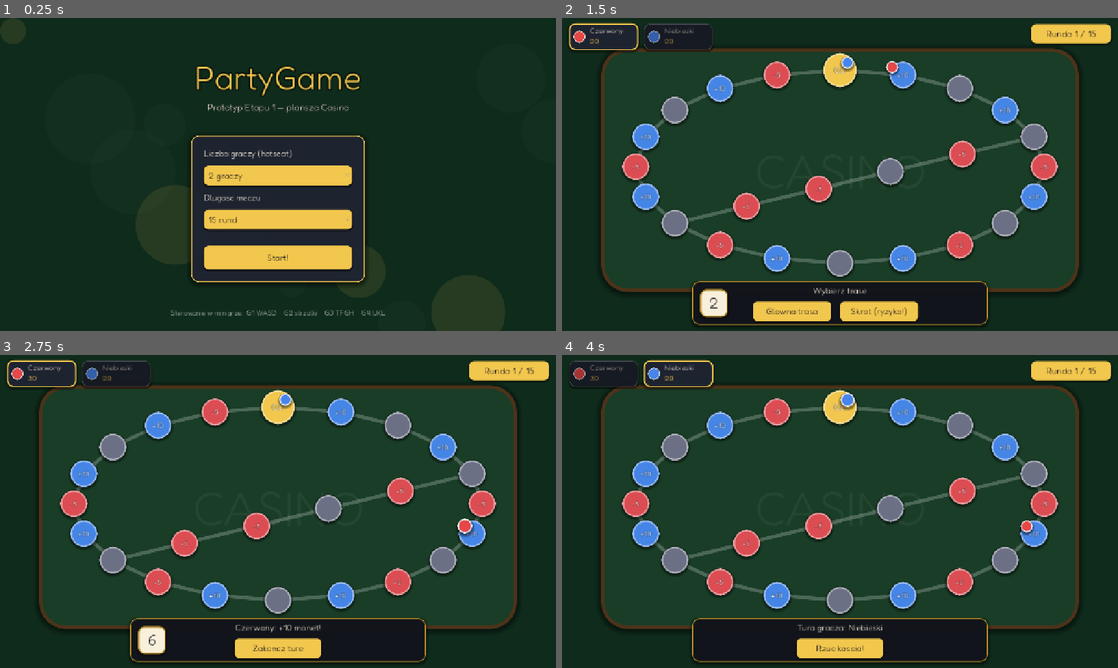
Above: before the commit, frames 1-4 (two rows, left to right).
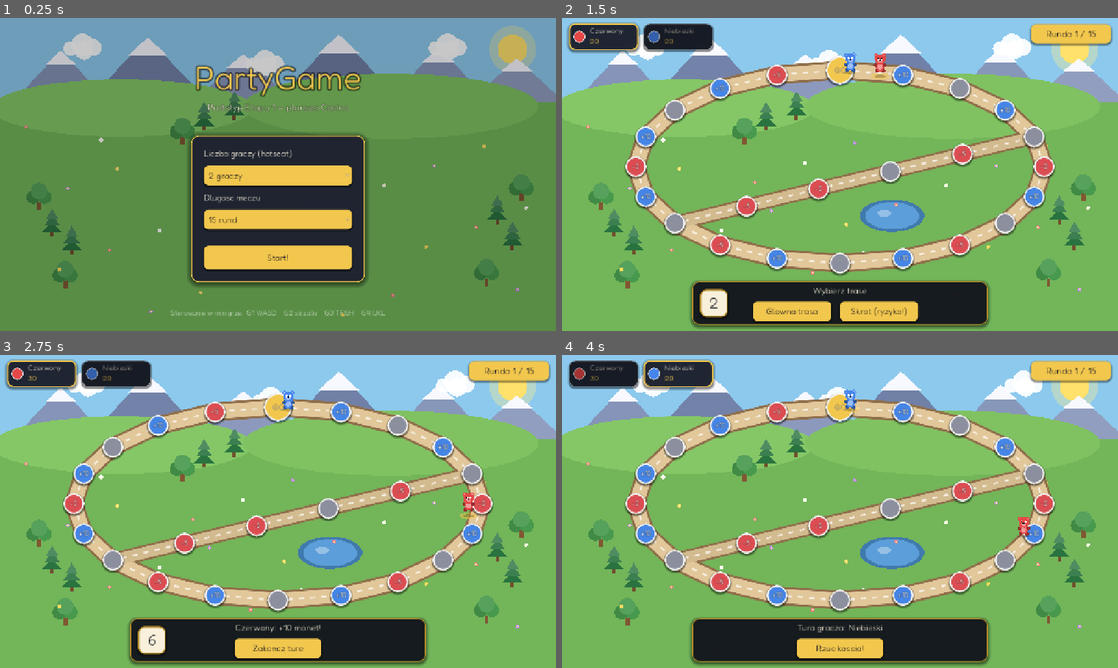
Above: after the commit, the same moments.

Repository: patryknope/PartyGame
Game: Godot game, scene res://scenes/main.tscn
Same seed, same stepped clock (60 frames per second), same inputs: the game is played once before the commit and once after it.
Inputs:
- Up to frame 1 (0.25 s): no input
- Up to frame 2 (1.5 s): click "Start!" at 0.5 s; click "Rzuc koscia!" at 1.25 s
- Up to frame 3 (2.75 s): click "Glowna trasa" at 2 s
- Up to frame 4 (4 s): click "Zakoncz ture" at 2.75 s; hold D from 3.53 s (still down); tap T at 3.6 s

The runs differ from the first frame. In frame 1, 85% of the frame differs, in the area x 0-100%, y 0-100%; in frame 2, 88%; in frame 3, 88%; in frame 4, 88%.

Commit message:
Art pass 2: landscape map and animated bear characters
Scenery layer (mountains, meadow, pond, trees, flowers, animated
clouds), tile path rendered as a real road with dashed markings,
vector-drawn bear mascots with idle/blink/hop animations replacing
circle pawns on the board and in Kolorowy Chaos.

Co-Authored-By: Claude Fable 5 <noreply@anthropic.com>

Diff:
--- a/board/board_view.gd
+++ b/board/board_view.gd
@@ -1,22 +1,23 @@
 extends Control
 
-# Pure presentation of the board: tiles, connections, pawns and
-# movement animation. Reads state from BoardManager, never modifies it.
+# Pure presentation of the board: landscape, road, tiles, bear pawns
+# and movement animation. Reads state from BoardManager, never modifies it.
 
-const TILE_DIAMETER := 62.0
-const START_DIAMETER := 78.0
-const PAWN_DIAMETER := 28.0
+const TILE_DIAMETER := 48.0
+const START_DIAMETER := 64.0
 const RING_CENTER := Vector2(640, 342)
 const RING_RADIUS := Vector2(470, 222)
+const ROAD_FILL := Color(0.88, 0.78, 0.6)
+const ROAD_BORDER := Color(0.56, 0.43, 0.29)
 const TYPE_COLORS := {
     "start": Color(0.95, 0.78, 0.3),
     "blue": Color(0.27, 0.52, 0.9),
     "red": Color(0.86, 0.3, 0.32),
-    "neutral": Color(0.42, 0.44, 0.52),
+    "neutral": Color(0.55, 0.56, 0.62),
 }
 const TYPE_ICONS := {"start": "GO", "blue": "+10", "red": "-5", "neutral": ""}
 const PAWN_OFFSETS: Array[Vector2] = [
-    Vector2(-17, -17), Vector2(17, -17), Vector2(-17, 17), Vector2(17, 17),
+    Vector2(-24, 4), Vector2(24, 4), Vector2(-9, 18), Vector2(9, 18),
 ]
 
 var tile_positions := {}
@@ -24,37 +25,26 @@
 
 var _anim_queue: Array = []
 var _animating := false
-var _active_pawn_tween: Tween
 var _active_player := -1
-var _felt: Panel
+var _road_layer: Control
 
 
 func _ready() -> void:
     BoardManager.player_stepped.connect(_on_player_stepped)
     TurnManager.turn_started.connect(_on_turn_started)
-    _build_table()
+
+    var scenery := Scenery.new()
+    scenery.set_anchors_preset(Control.PRESET_FULL_RECT)
+    add_child(scenery)
+
+    _road_layer = Control.new()
+    _road_layer.set_anchors_preset(Control.PRESET_FULL_RECT)
+    _road_layer.mouse_filter = Control.MOUSE_FILTER_IGNORE
+    add_child(_road_layer)
+
     _build_tiles()
-    _felt.draw.connect(_draw_connections)
-    _felt.queue_redraw()
-
-
-func _build_table() -> void:
-    _felt = Panel.new()
-    _felt.add_theme_stylebox_override(
-        "panel", UiStyle.flat(UiStyle.FELT_LIGHT, 60, 8, Color(0.3, 0.2, 0.1), 14)
-    )
-    _felt.position = Vector2(90, 70)
-    _felt.size = Vector2(1100, 560)
-    add_child(_felt)
-
-    var watermark := Label.new()
-    watermark.text = "CASINO"
-    watermark.set_anchors_preset(Control.PRESET_FULL_RECT)
-    watermark.horizontal_alignment = HORIZONTAL_ALIGNMENT_CENTER
-    watermark.vertical_alignment = VERTICAL_ALIGNMENT_CENTER
-    watermark.add_theme_font_size_override("font_size", 110)
-    watermark.add_theme_color_override("font_color", Color(1, 1, 1, 0.05))
-    _felt.add_child(watermark)
+    _road_layer.draw.connect(_draw_roads)
+    _road_layer.queue_redraw()
 
 
 func _build_tiles() -> void:
@@ -66,7 +56,7 @@
         var node := Panel.new()
         var color: Color = TYPE_COLORS[tile["type"]]
         node.add_theme_stylebox_override(
-            "panel", UiStyle.circle(color, 4, color.lightened(0.45), 6)
+            "panel", UiStyle.circle(color, 4, Color(1, 1, 1, 0.9), 4)
         )
         node.size = Vector2(diameter, diameter)
         node.position = tile_positions[tile_id] - node.size / 2.0
@@ -77,23 +67,74 @@
         icon.set_anchors_preset(Control.PRESET_FULL_RECT)
         icon.horizontal_alignment = HORIZONTAL_ALIGNMENT_CENTER
         icon.vertical_alignment = VERTICAL_ALIGNMENT_CENTER
-        icon.add_theme_font_size_override("font_size", 20 if tile["type"] == "start" else 17)
+        icon.add_theme_font_size_override("font_size", 18 if tile["type"] == "start" else 15)
         icon.add_theme_color_override("font_color", Color(1, 1, 1, 0.95))
         icon.add_theme_color_override("font_outline_color", Color(0, 0, 0, 0.4))
         icon.add_theme_constant_override("outline_size", 4)
         node.add_child(icon)
 
 
-func _draw_connections() -> void:
+func _ring_points() -> PackedVector2Array:
+    var by_ring := {}
     for tile_id in BoardManager.tiles:
-        for next_id in BoardManager.tiles[tile_id]["next"]:
-            _felt.draw_line(
-                tile_positions[tile_id] - _felt.position,
-                tile_positions[int(next_id)] - _felt.position,
-                Color(1, 1, 1, 0.22),
-                7.0,
+        var ring: int = BoardManager.tiles[tile_id]["ring"]
+        if ring >= 0:
+            by_ring[ring] = tile_positions[tile_id]
+    var points := PackedVector2Array()
+    for ring in range(by_ring.size()):
+        points.append(by_ring[ring])
+    points.append(by_ring[0])
+    return points
+
+
+func _shortcut_points() -> PackedVector2Array:
+    var shortcut_tiles: Array = []
+    for tile_id in BoardManager.tiles:
+        if BoardManager.tiles[tile_id]["ring"] < 0:
+            shortcut_tiles.append(tile_id)
+    if shortcut_tiles.is_empty():
+        return PackedVector2Array()
+    shortcut_tiles.sort_custom(
+        func(a, b): return BoardManager.tiles[a]["between"][2] < BoardManager.tiles[b]["between"][2]
+    )
+    var first: Dictionary = BoardManager.tiles[shortcut_tiles[0]]
+    var points := PackedVector2Array()
+    points.append(tile_positions[int(first["between"][0])])
+    for tile_id in shortcut_tiles:
+        points.append(tile_positions[tile_id])
+    points.append(tile_positions[int(first["between"][1])])
+    return points
+
+
+func _draw_roads() -> void:
+    var ring := _ring_points()
+    var shortcut := _shortcut_points()
+    _road_layer.draw_polyline(ring, ROAD_BORDER, 42, true)
+    if shortcut.size() > 0:
+        _road_layer.draw_polyline(shortcut, ROAD_BORDER, 34, true)
+    _road_layer.draw_polyline(ring, ROAD_FILL, 32, true)
+    if shortcut.size() > 0:
+        _road_layer.draw_polyline(shortcut, ROAD_FILL.darkened(0.06), 25, true)
+    _draw_dashes(ring)
+    _draw_dashes(shortcut)
+
+
+func _draw_dashes(points: PackedVector2Array) -> void:
+    for i in range(points.size() - 1):
+        var from := points[i]
+        var to := points[i + 1]
+        var length := from.distance_to(to)
+        var direction := (to - from) / length
+        var travelled := 8.0
+        while travelled + 10.0 < length:
+            _road_layer.draw_line(
+                from + direction * travelled,
+                from + direction * (travelled + 10.0),
+                Color(1, 1, 1, 0.7),
+                3.0,
                 true
             )
+            travelled += 26.0
 
 
 func _tile_center(tile: Dictionary) -> Vector2:
@@ -114,39 +155,25 @@
     _anim_queue.clear()
     _animating = false
     _active_player = -1
-    if _active_pawn_tween != null:
-        _active_pawn_tween.kill()
-        _active_pawn_tween = null
     for player in PlayerManager.players:
-        var pawn := Panel.new()
-        pawn.add_theme_stylebox_override(
-            "panel", UiStyle.circle(player["color"], 3, Color(1, 1, 1, 0.9), 5)
-        )
-        pawn.size = Vector2(PAWN_DIAMETER, PAWN_DIAMETER)
-        pawn.pivot_offset = pawn.size / 2.0
-        pawn.position = _pawn_target(player["id"], BoardManager.START_TILE)
-        add_child(pawn)
-        pawns[player["id"]] = pawn
+        var bear := BearCharacter.new()
+        bear.base_color = player["color"]
+        bear.scale = Vector2(0.85, 0.85)
+        bear.position = _pawn_target(player["id"], BoardManager.START_TILE)
+        add_child(bear)
+        pawns[player["id"]] = bear
 
 
 func _pawn_target(player_id: int, tile_id: int) -> Vector2:
-    return tile_positions[tile_id] + PAWN_OFFSETS[player_id] - Vector2(PAWN_DIAMETER, PAWN_DIAMETER) / 2.0
+    return tile_positions[tile_id] + PAWN_OFFSETS[player_id]
 
 
 func _on_turn_started(player_id: int) -> void:
-    if _active_pawn_tween != null:
-        _active_pawn_tween.kill()
     if pawns.has(_active_player):
-        pawns[_active_player].scale = Vector2.ONE
+        pawns[_active_player].highlight = false
     _active_player = player_id
-    if not pawns.has(player_id):
-        return
-    var pawn: Panel = pawns[player_id]
-    _active_pawn_tween = create_tween().set_loops()
-    _active_pawn_tween.tween_property(pawn, "scale", Vector2(1.25, 1.25), 0.45)\
-        .set_trans(Tween.TRANS_SINE).set_ease(Tween.EASE_IN_OUT)
-    _active_pawn_tween.tween_property(pawn, "scale", Vector2.ONE, 0.45)\
-        .set_trans(Tween.TRANS_SINE).set_ease(Tween.EASE_IN_OUT)
+    if pawns.has(player_id):
+        pawns[player_id].highlight = true
 
 
 func _on_player_stepped(player_id: int, tile_id: int) -> void:
@@ -161,8 +188,6 @@
         return
     _animating = true
     var step: Array = _anim_queue.pop_front()
-    var pawn: Panel = pawns[step[0]]
-    var tween := create_tween()
-    tween.tween_property(pawn, "position", _pawn_target(step[0], step[1]), 0.22)\
-        .set_trans(Tween.TRANS_QUAD).set_ease(Tween.EASE_IN_OUT)
+    var bear: BearCharacter = pawns[step[0]]
+    var tween := bear.hop_to(_pawn_target(step[0], step[1]), 0.26)
     tween.finished.connect(_play_next)
--- /dev/null
+++ b/board/scenery.gd
@@ -0,0 +1,134 @@
+class_name Scenery
+extends Control
+
+# Decorative landscape layer: sky, sun, mountains, meadow, ponds,
+# trees, flowers and drifting clouds. Pure visuals, no logic.
+
+const SKY := Color(0.55, 0.79, 0.93)
+const MEADOW := Color(0.45, 0.71, 0.35)
+const HORIZON_Y := 195.0
+
+const PINES: Array[Vector2] = [
+    Vector2(120, 500), Vector2(165, 540), Vector2(1145, 470),
+    Vector2(1180, 530), Vector2(470, 255), Vector2(540, 230),
+]
+const TREES: Array[Vector2] = [
+    Vector2(90, 440), Vector2(1200, 420), Vector2(420, 290),
+    Vector2(150, 620), Vector2(1120, 615),
+]
+const FLOWER_COLORS: Array[Color] = [
+    Color(0.95, 0.5, 0.55), Color(0.98, 0.85, 0.35), Color(0.75, 0.55, 0.9), Color(1, 1, 1),
+]
+
+
+class Cloud extends Node2D:
+    var drift := 30.0
+
+    func _ready() -> void:
+        var tween := create_tween().set_loops()
+        tween.tween_property(self, "position:x", position.x + drift, 7.0)\
+            .set_trans(Tween.TRANS_SINE).set_ease(Tween.EASE_IN_OUT)
+        tween.tween_property(self, "position:x", position.x - drift, 7.0)\
+            .set_trans(Tween.TRANS_SINE).set_ease(Tween.EASE_IN_OUT)
+
+    func _draw() -> void:
+        var color := Color(1, 1, 1, 0.92)
+        draw_circle(Vector2(0, 0), 26, color)
+        draw_circle(Vector2(25, 6), 19, color)
+        draw_circle(Vector2(-27, 8), 17, color)
+        draw_circle(Vector2(4, 12), 22, color)
+
+
+func _ready() -> void:
+    mouse_filter = Control.MOUSE_FILTER_IGNORE
+    for i in 3:
+        var cloud := Cloud.new()
+        cloud.position = Vector2(190 + i * 420, 62 + (i % 2) * 38)
+        cloud.drift = 26.0 + i * 14.0
+        add_child(cloud)
+
+
+func _draw() -> void:
+    draw_rect(Rect2(Vector2.ZERO, size), SKY)
+    draw_circle(Vector2(1180, 72), 54, Color(1.0, 0.93, 0.55, 0.35))
+    draw_circle(Vector2(1180, 72), 34, Color(1.0, 0.88, 0.42))
+
+    _mountain(Vector2(140, HORIZON_Y + 8), 240, 128, Color(0.52, 0.58, 0.72))
+    _mountain(Vector2(340, HORIZON_Y + 8), 300, 158, Color(0.45, 0.51, 0.66))
+    _mountain(Vector2(560, HORIZON_Y + 8), 250, 120, Color(0.55, 0.6, 0.74))
+    _mountain(Vector2(780, HORIZON_Y + 8), 310, 165, Color(0.44, 0.5, 0.65))
+    _mountain(Vector2(1010, HORIZON_Y + 8), 260, 135, Color(0.53, 0.59, 0.73))
+    _mountain(Vector2(1190, HORIZON_Y + 8), 240, 110, Color(0.57, 0.62, 0.75))
+
+    draw_rect(Rect2(0, HORIZON_Y, size.x, size.y - HORIZON_Y), MEADOW)
+    _hill(Vector2(280, HORIZON_Y + 12), 300, Color(0.52, 0.78, 0.4))
+    _hill(Vector2(900, HORIZON_Y + 8), 340, Color(0.5, 0.76, 0.38))
+
+    _pond(Vector2(760, 455))
+    for pos in TREES:
+        _tree(pos)
+    for pos in PINES:
+        _pine(pos)
+    for i in 26:
+        var pos := Vector2(60 + (i * 211) % 1170, HORIZON_Y + 55 + (i * 97) % 440)
+        _flower(pos, FLOWER_COLORS[i % FLOWER_COLORS.size()])
+
+
+func _mountain(base: Vector2, width: float, height: float, color: Color) -> void:
+    var half := width / 2.0
+    draw_colored_polygon(
+        PackedVector2Array([base + Vector2(-half, 0), base + Vector2(0, -height), base + Vector2(half, 0)]),
+        color
+    )
+    var cap := height * 0.26
+    draw_colored_polygon(
+        PackedVector2Array([
+            base + Vector2(-half * 0.3, -height + cap),
+            base + Vector2(0, -height),
+            base + Vector2(half * 0.3, -height + cap),
+        ]),
+        Color(0.97, 0.97, 1.0)
+    )
+
+
+func _hill(center: Vector2, radius: float, color: Color) -> void:
+    draw_set_transform(center, 0, Vector2(1, 0.22))
+    draw_circle(Vector2.ZERO, radius, color)
+    draw_set_transform(Vector2.ZERO, 0, Vector2.ONE)
+
+
+func _pond(center: Vector2) -> void:
+    draw_set_transform(center, 0, Vector2(1, 0.5))
+    draw_circle(Vector2.ZERO, 74, Color(0.25, 0.48, 0.68))
+    draw_circle(Vector2.ZERO, 62, Color(0.36, 0.62, 0.85))
+    draw_circle(Vector2(-18, -12), 16, Color(1, 1, 1, 0.35))
+    draw_set_transform(Vector2.ZERO, 0, Vector2.ONE)
+
+
+func _pine(base: Vector2) -> void:
+    draw_rect(Rect2(base + Vector2(-4, -8), Vector2(8, 12)), Color(0.45, 0.3, 0.18))
+    var green := Color(0.16, 0.45, 0.25)
+    for i in 3:
+        var y := -6.0 - i * 16.0
+        var half := 24.0 - i * 5.0
+        draw_colored_polygon(
+            PackedVector2Array([
+                base + Vector2(-half, y),
+                base + Vector2(0, y - 24),
+                base + Vector2(half, y),
+            ]),
+            green.lightened(i * 0.09)
+        )
+
+
+func _tree(base: Vector2) -> void:
+    draw_rect(Rect2(base + Vector2(-5, -16), Vector2(10, 18)), Color(0.5, 0.34, 0.2))
+    var green := Color(0.28, 0.6, 0.3)
+    draw_circle(base + Vector2(-13, -28), 16, green.darkened(0.1))
+    draw_circle(base + Vector2(13, -28), 16, green)
+    draw_circle(base + Vector2(0, -42), 19, green.lightened(0.08))
+
+
+func _flower(pos: Vector2, color: Color) -> void:
+    draw_circle(pos, 4.2, color)
+    draw_circle(pos, 1.8, Color(1, 0.95, 0.6))
--- a/minigames/color_chaos/color_chaos.gd
+++ b/minigames/color_chaos/color_chaos.gd
@@ -45,14 +45,13 @@
 
 
 func _ready() -> void:
-    var background := ColorRect.new()
-    background.color = Color(0.08, 0.08, 0.12)
+    var background := Scenery.new()
     background.set_anchors_preset(Control.PRESET_FULL_RECT)
     add_child(background)
 
     var frame := Panel.new()
     frame.add_theme_stylebox_override(
-        "panel", UiStyle.flat(Color(0.05, 0.05, 0.08), 24, 4, UiStyle.GOLD_DARK, 10)
+        "panel", UiStyle.flat(Color(0.15, 0.36, 0.2), 24, 6, Color(0.11, 0.28, 0.15), 10)
     )
     frame.position = ARENA.position - Vector2(16, 16)
     frame.size = ARENA.size + Vector2(32, 32)
@@ -107,15 +106,12 @@
 func _spawn_players() -> void:
     for player in PlayerManager.players:
         var pid: int = player["id"]
-        var pawn := Panel.new()
-        pawn.add_theme_stylebox_override(
-            "panel", UiStyle.circle(player["color"], 3, Color(1, 1, 1, 0.95), 6)
-        )
-        pawn.size = PLAYER_SIZE
-        pawn.pivot_offset = PLAYER_SIZE / 2.0
-        pawn.position = ARENA.get_center() + SPAWN_OFFSETS[pid] - PLAYER_SIZE / 2.0
-        add_child(pawn)
-        player_nodes[pid] = pawn
+        var bear := BearCharacter.new()
+        bear.base_color = player["color"]
+        bear.scale = Vector2(0.9, 0.9)
+        bear.position = ARENA.get_center() + SPAWN_OFFSETS[pid]
+        add_child(bear)
+        player_nodes[pid] = bear
         alive[pid] = true
 
 
@@ -164,13 +160,16 @@
             direction.x -= 1
         if Input.is_physical_key_pressed(keys[3]):
             direction.x += 1
+        var node: BearCharacter = player_nodes[pid]
         if direction != Vector2.ZERO:
-            var node: Panel = player_nodes[pid]
             node.position += direction.normalized() * SPEED * delta
             node.position = node.position.clamp(
-                ARENA.position,
-                ARENA.position + ARENA.size - PLAYER_SIZE
+                ARENA.position + Vector2(18, 50),
+                ARENA.position + ARENA.size - Vector2(18, 6)
             )
+            node.rotation = sin(Time.get_ticks_msec() / 1000.0 * 15.0 + pid) * 0.09
+        else:
+            node.rotation = lerpf(node.rotation, 0.0, 12.0 * delta)
     timer -= delta
     timer_bar.size.x = 600.0 * maxf(timer, 0.0) / round_time
     if timer <= 0.0:
@@ -182,17 +181,17 @@
     for pid in player_nodes:
         if not alive[pid]:
             continue
-        var center: Vector2 = player_nodes[pid].position + PLAYER_SIZE / 2.0
-        var col := clampi(int((center.x - ARENA.position.x) / (ARENA.size.x / COLS)), 0, COLS - 1)
-        var row := clampi(int((center.y - ARENA.position.y) / (ARENA.size.y / ROWS)), 0, ROWS - 1)
+        var feet: Vector2 = player_nodes[pid].position
+        var col := clampi(int((feet.x - ARENA.position.x) / (ARENA.size.x / COLS)), 0, COLS - 1)
+        var row := clampi(int((feet.y - ARENA.position.y) / (ARENA.size.y / ROWS)), 0, ROWS - 1)
         if cell_colors[row * COLS + col] != target:
             alive[pid] = false
             elimination_order.append(pid)
-            var pawn: Panel = player_nodes[pid]
+            var pawn: BearCharacter = player_nodes[pid]
             var fall := create_tween()
             fall.set_parallel()
-            fall.tween_property(pawn, "modulate:a", 0.2, 0.5)
-            fall.tween_property(pawn, "rotation", PI, 0.5)
+            fall.tween_property(pawn, "modulate:a", 0.25, 0.5)
+            fall.tween_property(pawn, "rotation", PI / 2.0, 0.5)
             fall.tween_property(pawn, "scale", Vector2(0.6, 0.6), 0.5)
     for i in cells.size():
         if cell_colors[i] != target:
@@ -239,7 +238,7 @@
         confetti.scale_amount_min = 2.5
         confetti.scale_amount_max = 5.0
         confetti.color = UiStyle.GOLD
-        confetti.position = player_nodes[ranking[0]].position + PLAYER_SIZE / 2.0
+        confetti.position = player_nodes[ranking[0]].position - Vector2(0, 26)
         confetti.emitting = true
         add_child(confetti)
     await get_tree().create_timer(1.6).timeout
--- /dev/null
+++ b/players/bear_character.gd
@@ -0,0 +1,103 @@
+class_name BearCharacter
+extends Node2D
+
+# Cute vector-drawn bear mascot. The node position is the bear's feet.
+# Idle bobbing, blinking, hop animation and a gold highlight ring.
+
+var base_color := Color(0.8, 0.4, 0.3)
+var highlight := false:
+    set(value):
+        highlight = value
+        queue_redraw()
+
+var _bob := 0.0:
+    set(value):
+        _bob = value
+        queue_redraw()
+var _eyes_closed := false
+
+
+func _ready() -> void:
+    var idle := create_tween().set_loops()
+    idle.tween_property(self, "_bob", -2.5, 0.85 + randf() * 0.3)\
+        .set_trans(Tween.TRANS_SINE).set_ease(Tween.EASE_IN_OUT)
+    idle.tween_property(self, "_bob", 0.0, 0.85 + randf() * 0.3)\
+        .set_trans(Tween.TRANS_SINE).set_ease(Tween.EASE_IN_OUT)
+    _schedule_blink()
+
+
+func _schedule_blink() -> void:
+    get_tree().create_timer(randf_range(1.6, 4.5)).timeout.connect(_blink)
+
+
+func _blink() -> void:
+    if not is_inside_tree():
+        return
+    _eyes_closed = true
+    queue_redraw()
+    await get_tree().create_timer(0.12).timeout
+    if not is_inside_tree():
+        return
+    _eyes_closed = false
+    queue_redraw()
+    _schedule_blink()
+
+
+func hop_to(target: Vector2, duration: float) -> Tween:
+    var move := create_tween()
+    move.tween_property(self, "position", target, duration)\
+        .set_trans(Tween.TRANS_SINE).set_ease(Tween.EASE_IN_OUT)
+    var hop := create_tween()
+    hop.tween_property(self, "_bob", -13.0, duration * 0.5)\
+        .set_trans(Tween.TRANS_QUAD).set_ease(Tween.EASE_OUT)
+    hop.tween_property(self, "_bob", 0.0, duration * 0.5)\
+        .set_trans(Tween.TRANS_QUAD).set_ease(Tween.EASE_IN)
+    return move
+
+
+func _draw() -> void:
+    if highlight:
+        draw_set_transform(Vector2(0, 2), 0, Vector2(1, 0.35))
+        draw_circle(Vector2.ZERO, 24, Color(0.95, 0.78, 0.3, 0.55))
+        draw_set_transform(Vector2.ZERO, 0, Vector2.ONE)
+    draw_set_transform(Vector2(0, 2), 0, Vector2(1, 0.3))
+    draw_circle(Vector2.ZERO, 15, Color(0, 0, 0, 0.22))
+    draw_set_transform(Vector2.ZERO, 0, Vector2.ONE)
+
+    var y := _bob
+    var dark := base_color.darkened(0.35)
+    var light := base_color.lightened(0.45)
+    var ink := Color(0.12, 0.09, 0.08)
+
+    draw_circle(Vector2(-8, y - 3), 5.5, dark)
+    draw_circle(Vector2(8, y - 3), 5.5, dark)
+
+    draw_set_transform(Vector2(0, y - 15), 0, Vector2(1, 1.15))
+    draw_circle(Vector2.ZERO, 12, base_color)
+    draw_set_transform(Vector2(0, y - 13), 0, Vector2(1, 1.1))
+    draw_circle(Vector2.ZERO, 7, light)
+    draw_set_transform(Vector2.ZERO, 0, Vector2.ONE)
+
+    draw_circle(Vector2(-12.5, y - 17), 4.5, dark)
+    draw_circle(Vector2(12.5, y - 17), 4.5, dark)
+
+    draw_circle(Vector2(-10, y - 43), 6, base_color)
+    draw_circle(Vector2(10, y - 43), 6, base_color)
+    draw_circle(Vector2(-10, y - 43), 3, light)
+    draw_circle(Vector2(10, y - 43), 3, light)
+
+    draw_circle(Vector2(0, y - 33), 14, base_color)
+
+    draw_set_transform(Vector2(0, y - 28.5), 0, Vector2(1, 0.75))
+    draw_circle(Vector2.ZERO, 6.5, light)
+    draw_set_transform(Vector2.ZERO, 0, Vector2.ONE)
+    draw_circle(Vector2(0, y - 31), 2.3, ink)
+
+    if _eyes_closed:
+        draw_line(Vector2(-7, y - 35), Vector2(-2.5, y - 35), ink, 1.6, true)
+        draw_line(Vector2(2.5, y - 35), Vector2(7, y - 35), ink, 1.6, true)
+    else:
+        draw_circle(Vector2(-4.8, y - 35), 2.5, Color.WHITE)
+        draw_circle(Vector2(4.8, y - 35), 2.5, Color.WHITE)
+        draw_circle(Vector2(-4.4, y - 35), 1.35, ink)
+        draw_circle(Vector2(5.2, y - 35), 1.35, ink)
--- a/ui/main_menu.gd
+++ b/ui/main_menu.gd
@@ -9,14 +9,15 @@
 
 
 func _ready() -> void:
-    for i in 14:
-        var glow := Panel.new()
-        var color := UiStyle.GOLD if i % 3 == 0 else UiStyle.FELT_LIGHT.lightened(0.1)
-        glow.add_theme_stylebox_override("panel", UiStyle.circle(Color(color.r, color.g, color.b, 0.1)))
-        var diameter := 60.0 + (i * 37) % 160
-        glow.size = Vector2(diameter, diameter)
-        glow.position = Vector2((i * 331) % 1220, (i * 197) % 660)
-        add_child(glow)
+    var background := Scenery.new()
+    background.set_anchors_preset(Control.PRESET_FULL_RECT)
+    add_child(background)
+
+    var dim := ColorRect.new()
+    dim.color = Color(0, 0, 0, 0.22)
+    dim.set_anchors_preset(Control.PRESET_FULL_RECT)
+    dim.mouse_filter = Control.MOUSE_FILTER_IGNORE
+    add_child(dim)
 
     var title := Label.new()
     title.text = "PartyGame"
Not shown, added: board/scenery.gd.uid
Not shown, added: players/bear_character.gd.uid
Not shown, changed: GDD/CHANGELOG.md
